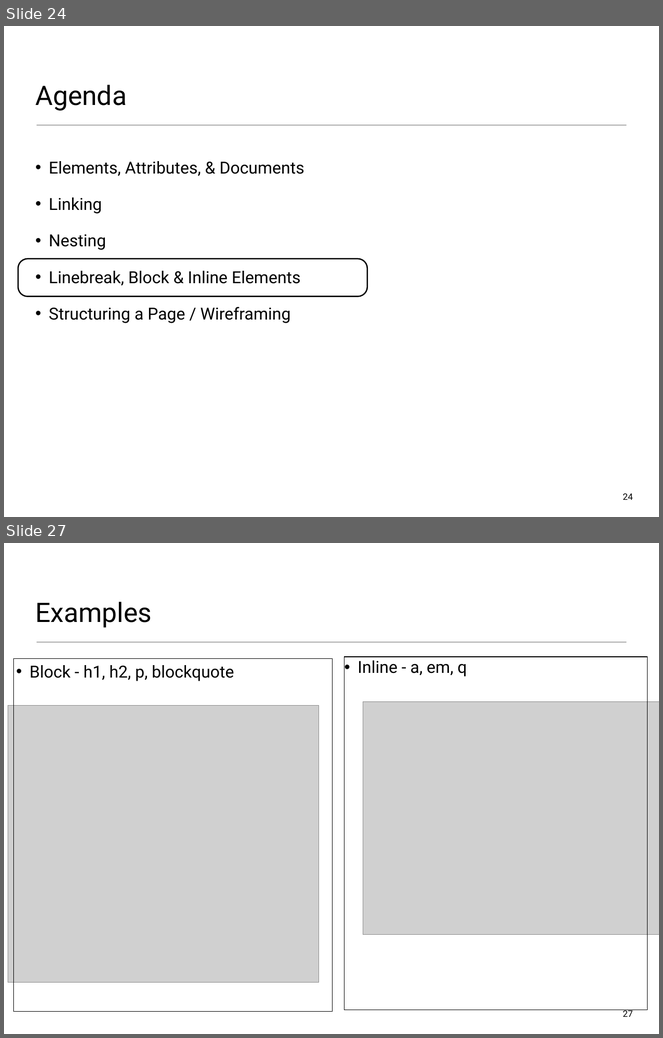
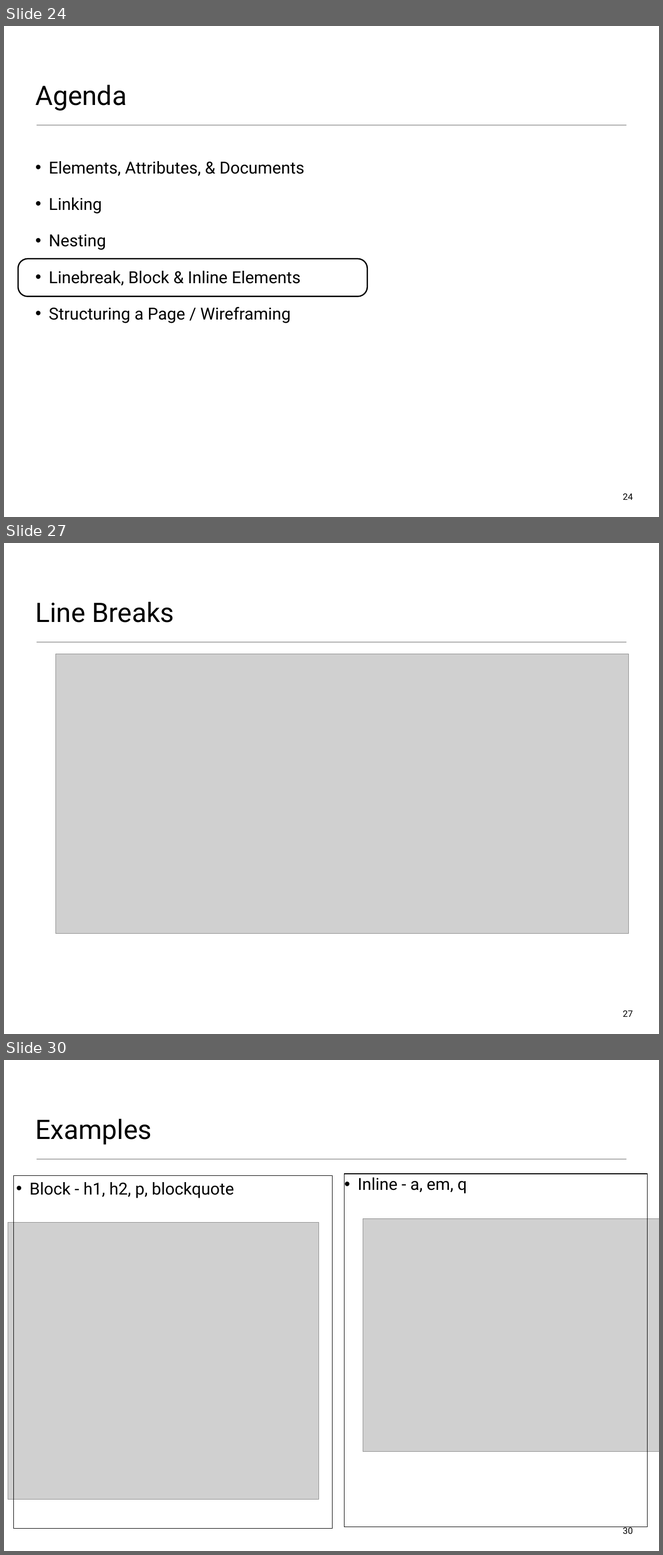
Before and after one commit to wit-web-dev-2015/web-dev-1, a slide deck: topic01/talk-2/b-html-page-structure.pptx. Shown one above the other, each under a label of ours: slides 24 and 27 before the commit, slides 24, 27 and 30 after it; the slides between them are not shown. The pictures are 663x1038 and 663x1555 pixels, drawn with LibreOffice and Linux fonts; fonts in the diff are those of the drawing; grey boxes stand for pictures. Boxes give left, top, right and bottom in pixels: in the first picture for what was removed or moved away, otherwise in the second. Text is boxed around its words. In the diff, an @@ line names an element or a change of style, - is before the commit and + after.

```diff
--- a/topic01/talk-2/b-html-page-structure.pptx
+++ b/topic01/talk-2/b-html-page-structure.pptx
@@ slide 27 added at box(4, 543, 659, 1034), background #FFFFFF; not listed: 1 template element that a slide beside it also shows @@
@@ title added at box(35, 602, 174, 623), 42 pt, text #000000 @@
+Line Breaks
@@ picture added at box(56, 654, 629, 934) @@
@@ page number added at box(623, 1010, 633, 1017), 14 pt, text #000000 @@
+27
@@ what was slide 27 is now slide 30 @@
@@ page number at box(623, 1527, 633, 1534): text changed @@
-27
+30
```
Also in this commit, not shown: 8 slides changed, 4 other slides added, 3 slides removed, 10 other files.
